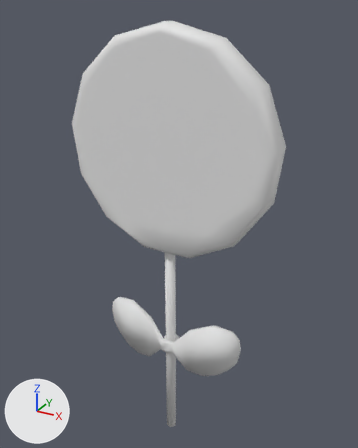
The FBX model Assets/Models/PlayGround/Lolipop_1.fbx as it was, and as the next commit left it.
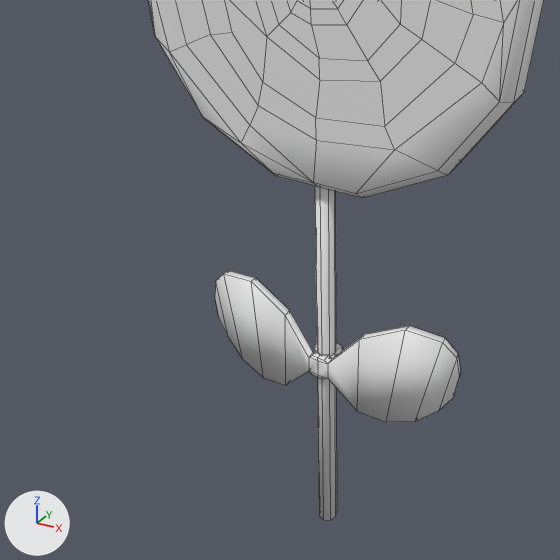
Each version appears first whole from a 50 mm lens placed at (-3.449, 1.558, 1.005), pointed at (-3.932, 2.437, 0.566), and next in a close-up on the part from 0% to 82% of the width and 35% to 100% of the height. The lights are fixed; the arrows at lower left show +X, +Y and +Z. The last two pictures show the newer version. The close-ups show mesh edges as thin lines. Where no turn or scale is listed for an object, it has been applied to the vertices.

Names of what the first close-up shows: 'Lolipop_1'.
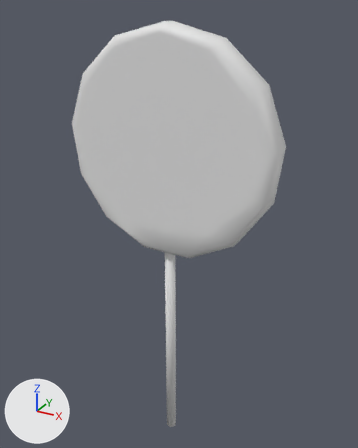
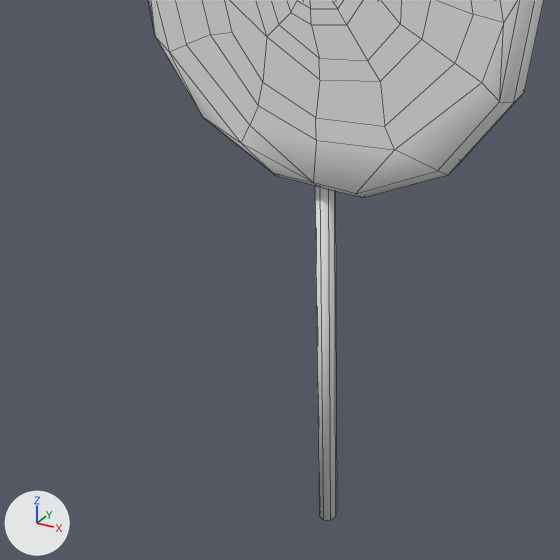
The newer file is also turned or shifted as a whole; pictures and numbers use the older file's frame.

Location of each change, [x1, y1, x2, y2] in pixels of the close-ups (560 x 560 px):
part 1 of me_lolipop_1, deleted
    before: [215, 271, 461, 422]

The change in detail:
me_lolipop_1 is used by ob_lolipop_1; location (-3.935, 2.401, 0.093).
me_lolipop_1 had 314 vertices, 322 faces and spanned x -0.233..0.233, y -0.027..0.027, z -0.079..0.887.
me_lolipop_1 now has 230 vertices, 240 faces and spans x -0.233..0.233, y -0.027..0.027, z -0.079..0.887.
me_lolipop_1 part 1: the loose piece of 84 vertices spanning x -0.173..0.173, y -0.022..0.023, z 0.121..0.258 is deleted.
